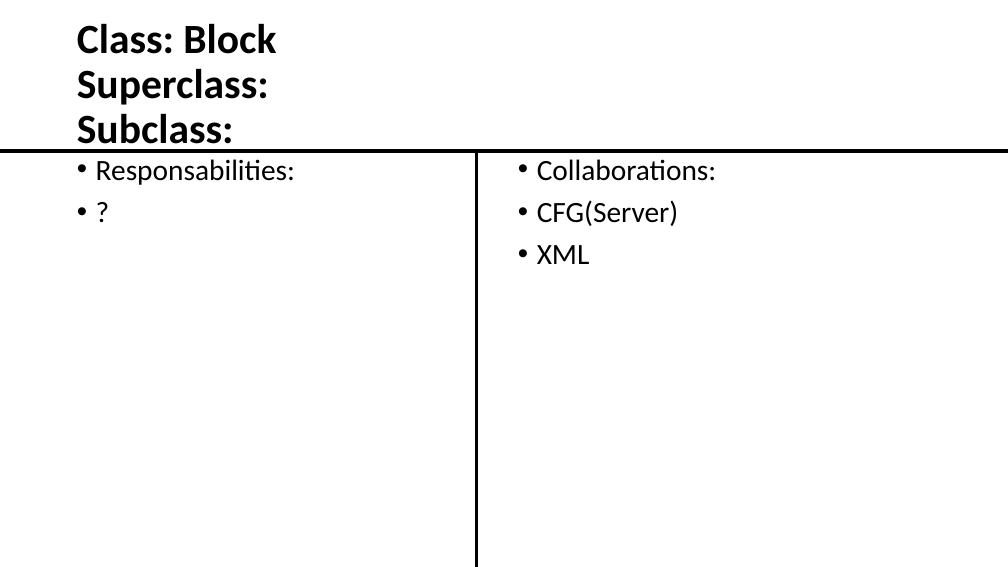
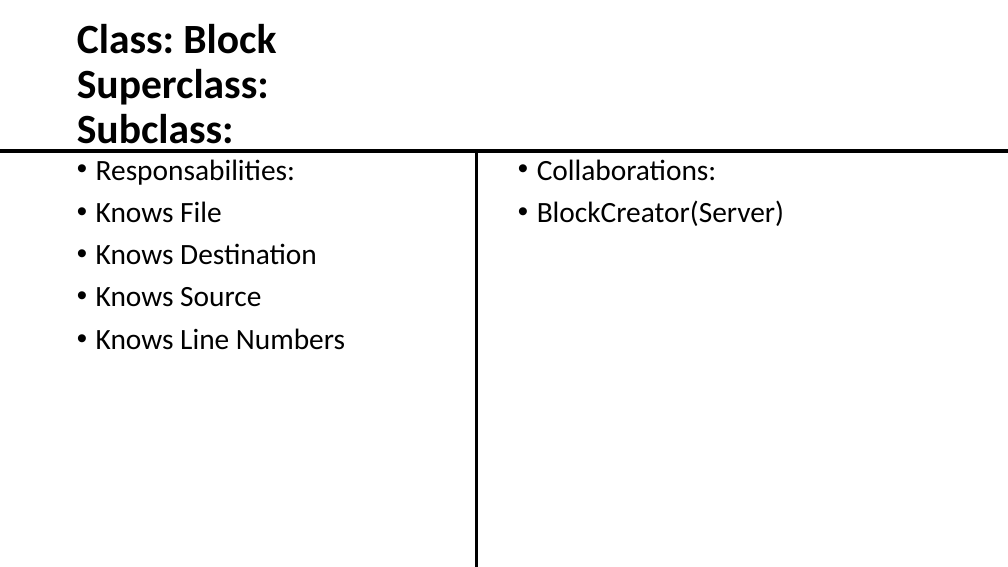
Before and after one commit to MartinDeliraGalvan/SoftwareConstructionRepo, a slide deck: slide 5 of Classes_IndexCards.pptx (slide 13 before the commit). Drawn at 1008x567 pixels with LibreOffice and Linux fonts; fonts in the diff are those of the drawing. Boxes give left, top, right and bottom in pixels: in the first picture for what was removed or moved away, otherwise in the second. Text is boxed around its words. In the diff, an @@ line names an element or a change of style, - is before the commit and + after.

```diff
--- a/Classes_IndexCards.pptx
+++ b/Classes_IndexCards.pptx
@@ text at [96,201,345,350]: text changed @@
-• ?
+• Knows File
+• Knows Destination
+• Knows Source
+• Knows Line Numbers
@@ text at [537,200,784,226]: text changed @@
-• CFG(Server)
-• XML
+• BlockCreator(Server)
```
Also in this commit, not shown: 10 other slides changed, 1 slide removed.
